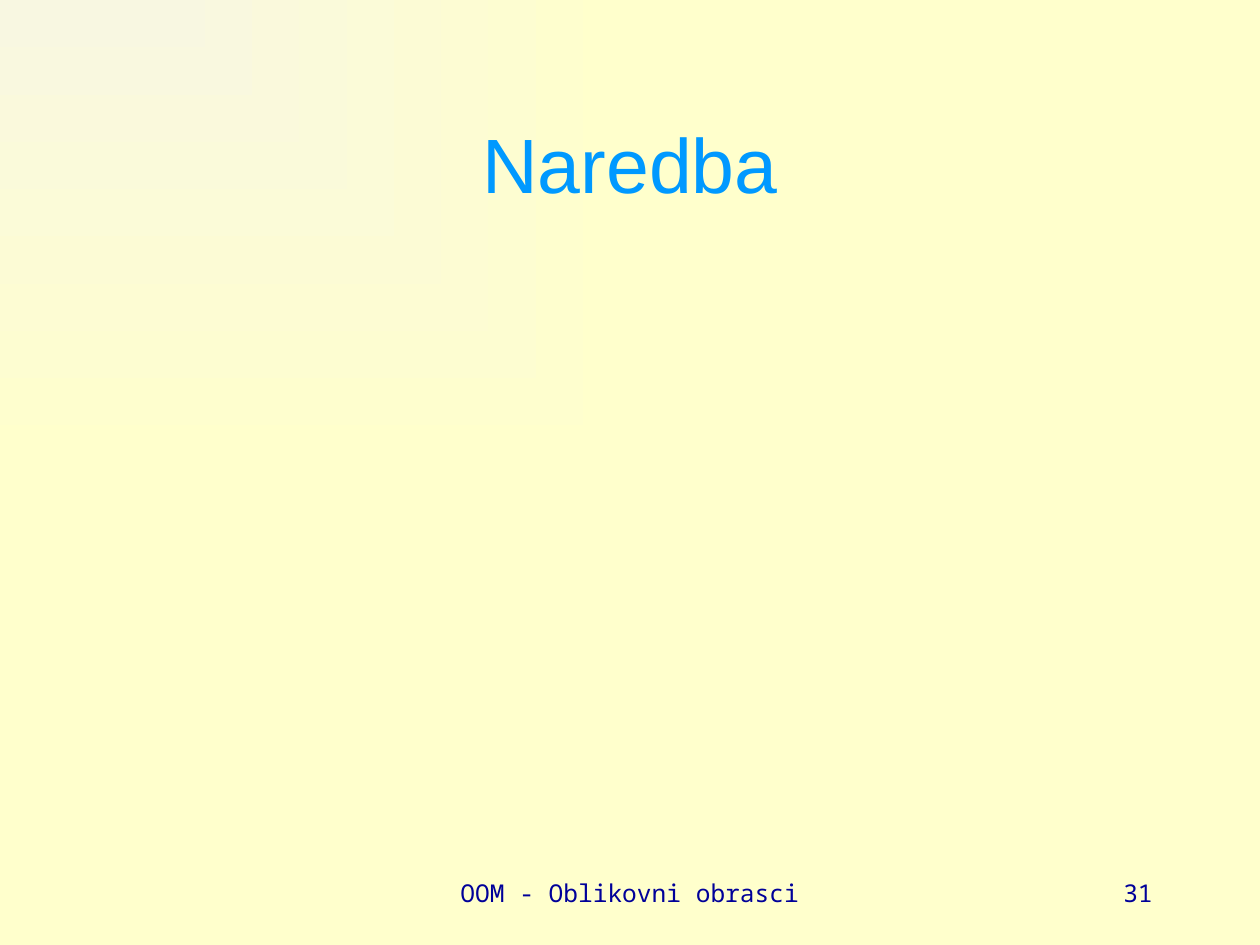
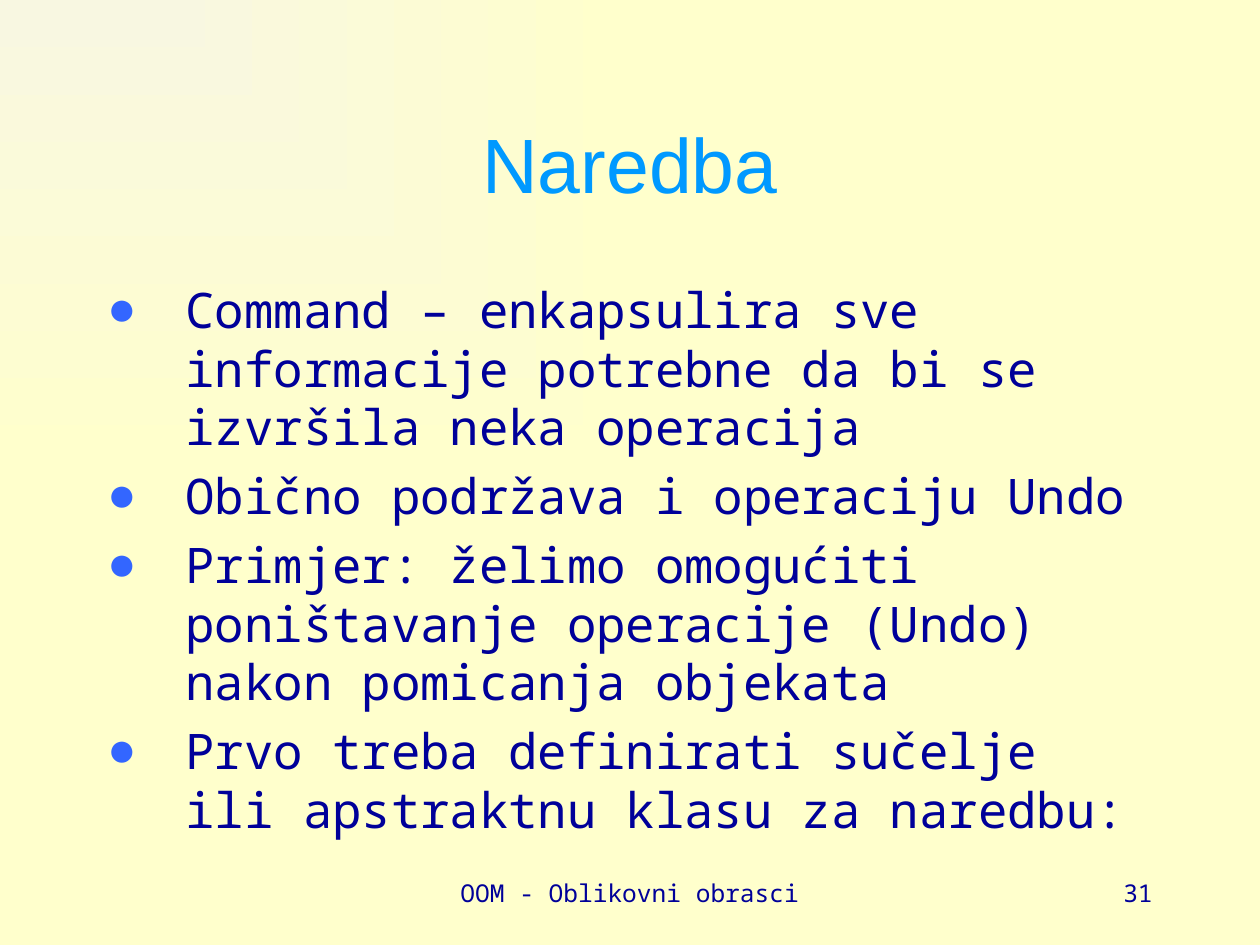
Before and after one commit to vsite-oom/DesignPatterns, a slide deck: slide 31 of docs/Design patterns.pptx. Drawn at 1260x945 pixels with LibreOffice and Linux fonts; fonts in the diff are those of the drawing. Boxes give left, top, right and bottom in pixels: in the first picture for what was removed or moved away, otherwise in the second. Text is boxed around its words. In the diff, an @@ line names an element or a change of style, - is before the commit and + after.

```diff
--- a/docs/Design patterns.pptx
+++ b/docs/Design patterns.pptx
@@ text added at bbox=[186, 290, 1125, 840], 28 pt, text #000099 @@
+● Command – enkapsulira sve informacije potrebne da bi se izvršila neka operacija
+● Obično podržava i operaciju Undo
+● Primjer: želimo omogućiti poništavanje operacije (Undo) nakon pomicanja objekata
+● Prvo treba definirati sučelje ili apstraktnu klasu za naredbu:
```
Also in this commit, not shown: 1 other slide changed, 3 slides added.
